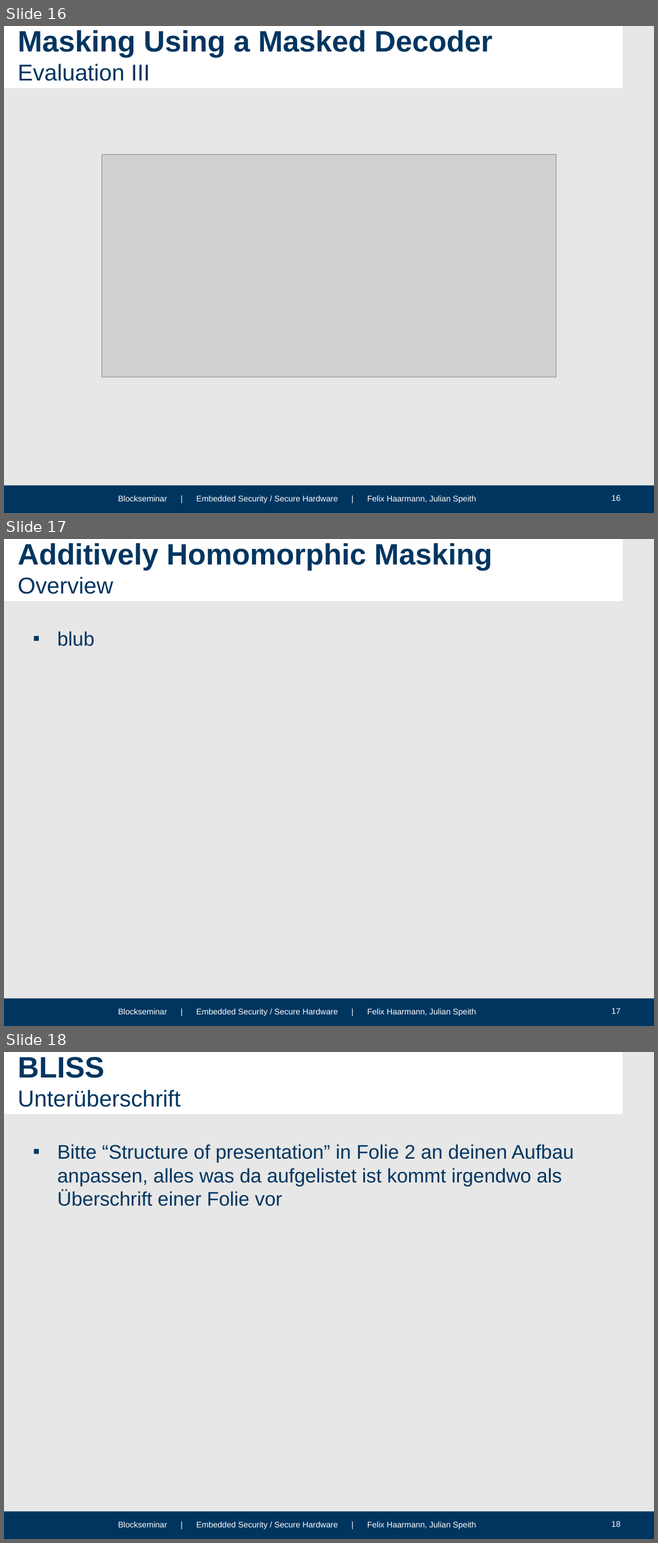
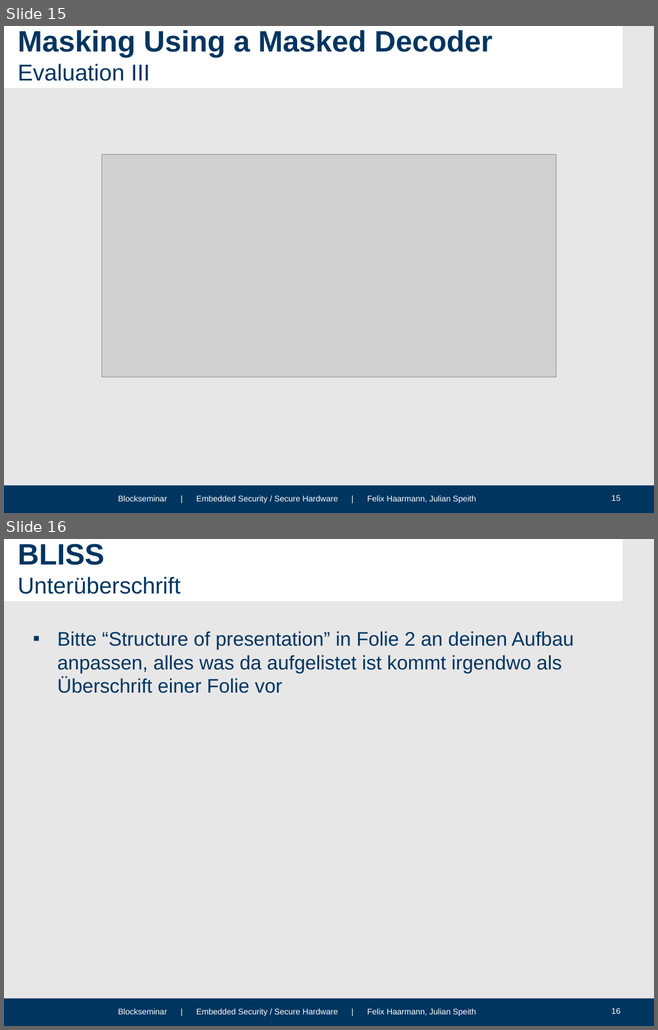
Before and after one commit to HFelixA/emsecseminar, a slide deck: presentation/Julian.pptx. Shown one above the other, each under a label of ours: slides 16, 17 and 18 before the commit, slides 15 and 16 after it. The pictures are 658x1543 and 658x1030 pixels, drawn with LibreOffice and Linux fonts; fonts in the diff are those of the drawing; grey boxes stand for pictures; background and template pictures are left out. Boxes give left, top, right and bottom in pixels: in the first picture for what was removed or moved away, otherwise in the second. Text is boxed around its words. In the diff, an @@ line names an element or a change of style, - is before the commit and + after.

```diff
--- a/presentation/Julian.pptx
+++ b/presentation/Julian.pptx
@@ slide 17 removed at <box>4,539,654,1026</box>, background #E7E7E7; not listed: 4 template elements that a slide beside it also shows @@
@@ title removed at <box>18,543,492,594</box> @@
-Additively Homomorphic Masking
-Overview
@@ text removed at <box>57,631,94,646</box> @@
-▪ blub
@@ what was slide 16 is now slide 15 @@
@@ page number at <box>611,495,621,501</box>: text changed @@
-16
+15
@@ what was slide 18 is now slide 16 @@
```
Also in this commit, not shown: 1 slide changed, 2 other slides removed.
